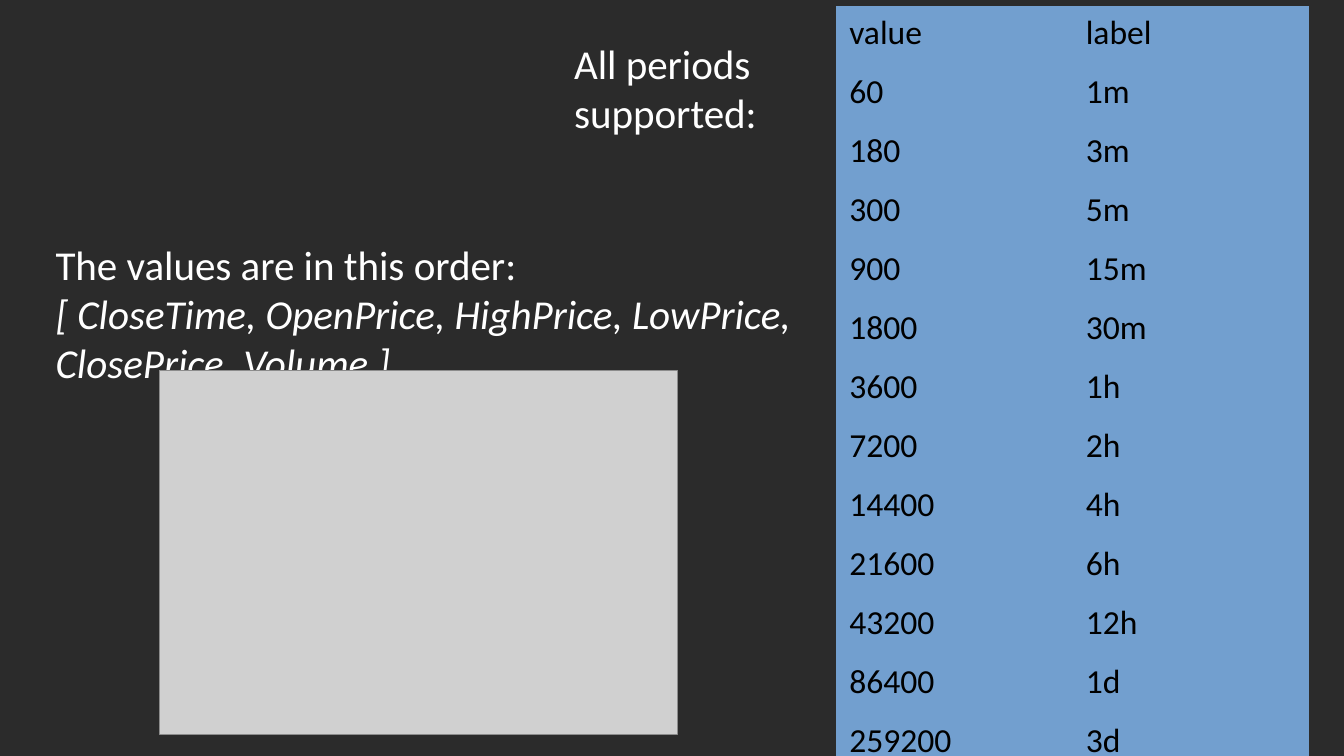
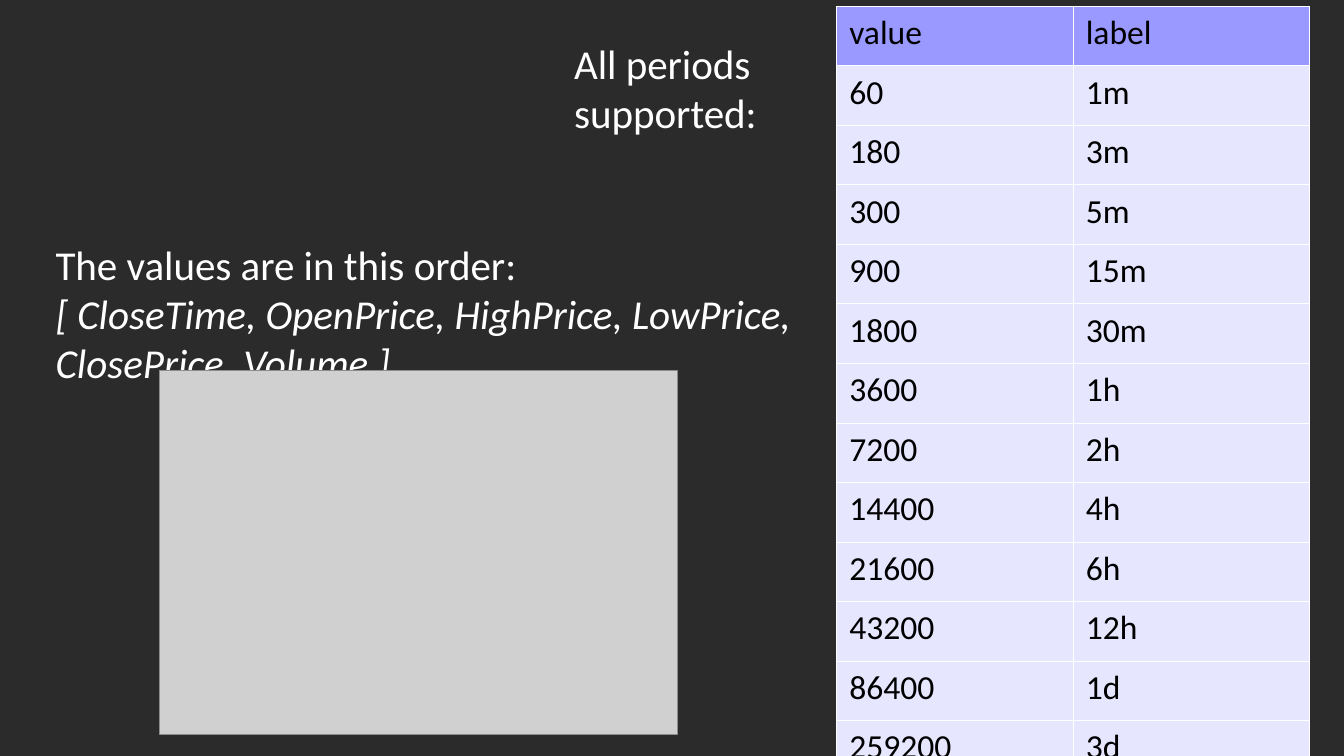
Before and after one commit to GabriM97/CryptoWolf, a slide deck: slide 15 of Student Presentation/Student_Presentation.odp. Drawn at 1344x756 pixels with LibreOffice and Linux fonts; fonts in the diff are those of the drawing; grey boxes stand for pictures; background and template pictures are left out; a plain dark background stands for a picture behind light text. Boxes give left, top, right and bottom in pixels: in the first picture for what was removed or moved away, otherwise in the second. Text is boxed around its words. In the diff, an @@ line names an element or a change of style, - is before the commit and + after.

```diff
--- a/Student Presentation/Student_Presentation.odp
+++ b/Student Presentation/Student_Presentation.odp
@@ table at [836,5,1309,756] @@
@@ fill #729FCF to #9999FF in row 1 @@
@@ fill #729FCF to #E6E6FF in 26 cells @@
@@ borders changed @@
```
Also in this commit, not shown: 3 other slides changed, 6 other files.
